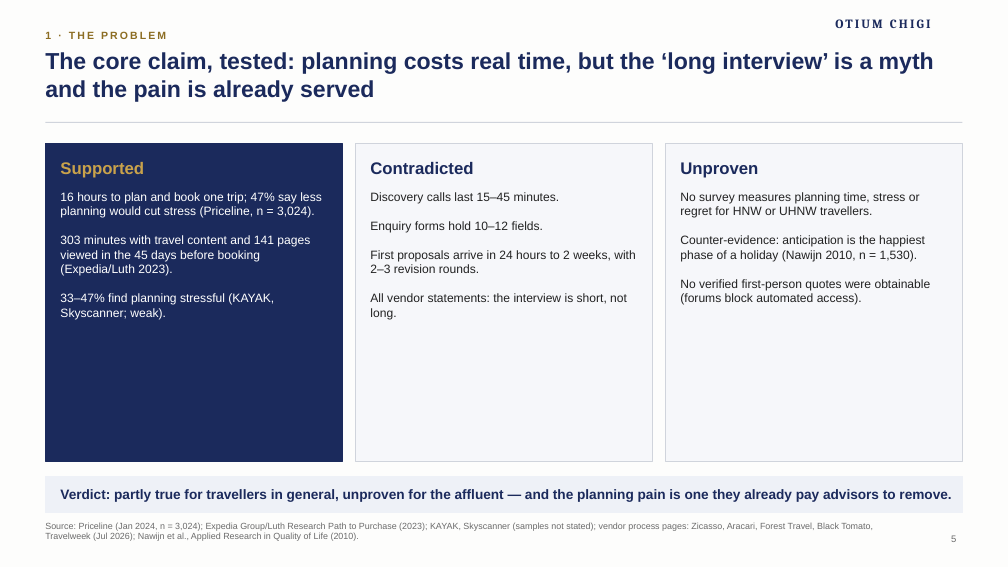
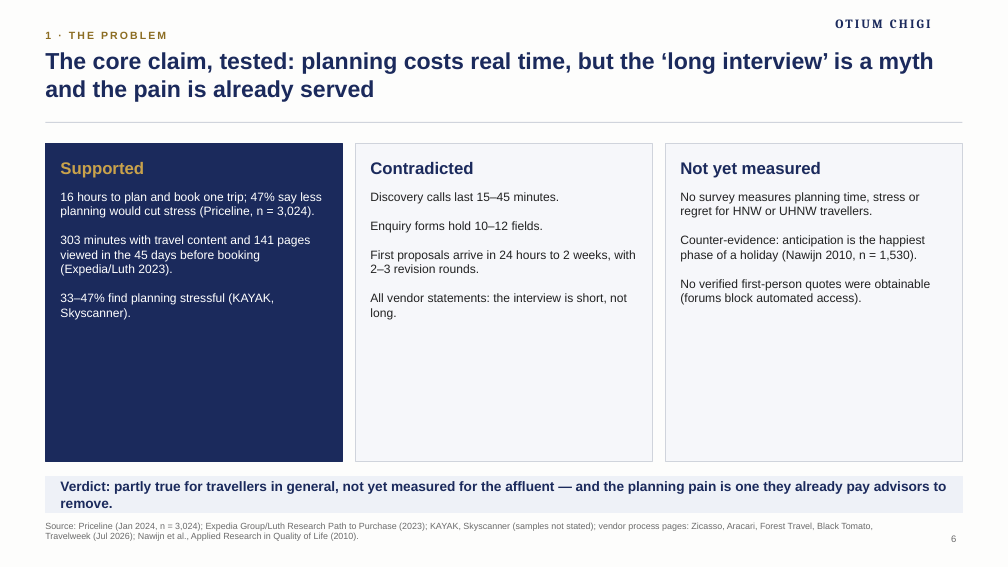
Before and after one commit to algarcalebe-web/legendary-bassoon, a slide deck: slide 6 of deck/Otium_Chigi_Journeys_Strategy_Deck.pptx (slide 5 before the commit). Drawn at 1008x567 pixels with LibreOffice and Linux fonts; fonts in the diff are those of the drawing; background and template pictures are left out. Boxes give left, top, right and bottom in pixels: in the first picture for what was removed or moved away, otherwise in the second. Text is boxed around its words. In the diff, an @@ line names an element or a change of style, - is before the commit and + after.

```diff
--- a/deck/Otium_Chigi_Journeys_Strategy_Deck.pptx
+++ b/deck/Otium_Chigi_Journeys_Strategy_Deck.pptx
@@ text at (680,162,821,178): text changed @@
-Unproven
+Not yet measured
@@ text at (60,293,274,319): text changed @@
-33–47% find planning stressful (KAYAK, Skyscanner; weak).
+33–47% find planning stressful (KAYAK, Skyscanner).
@@ text at (60,481,947,508): text changed @@
-Verdict: partly true for travellers in general, unproven for the affluent — and the planning pain is one they already pay advisors to remove.
+Verdict: partly true for travellers in general, not yet measured for the affluent — and the planning pain is one they already pay advisors to remove.
```
Also in this commit, not shown: 17 other slides changed, 7 slides added, 3 other files.
